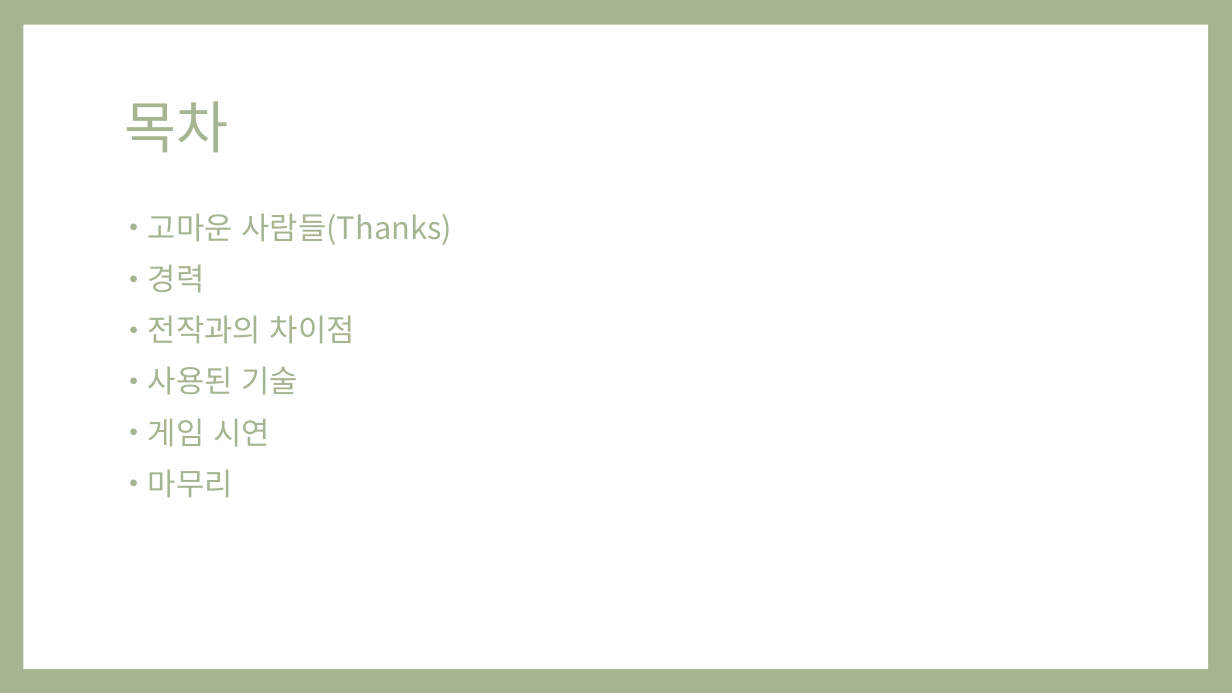
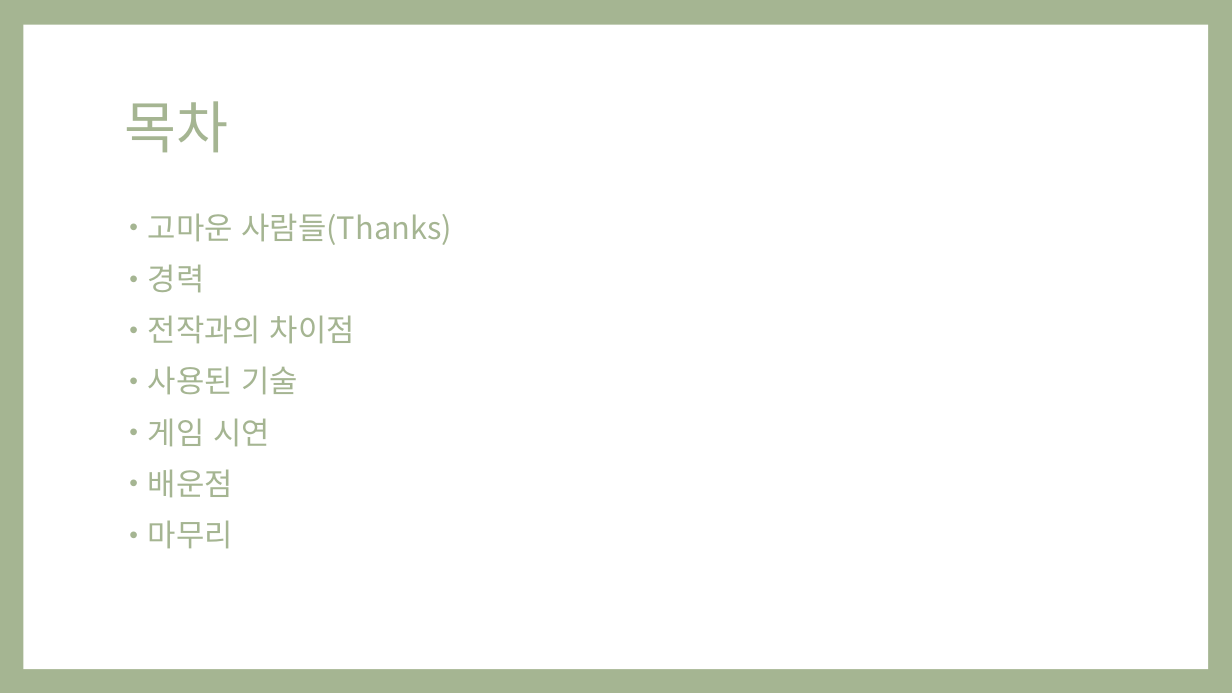
Before and after one commit to Ozzangeo/ConsoleEngine, a slide deck: slide 3 of 1410_오지훈_플밍_Project_발표자료.pptx. Drawn at 1232x693 pixels with LibreOffice and Linux fonts; fonts in the diff are those of the drawing. Boxes give left, top, right and bottom in pixels: in the first picture for what was removed or moved away, otherwise in the second. Text is boxed around its words. In the diff, an @@ line names an element or a change of style, - is before the commit and + after.

```diff
--- a/1410_오지훈_플밍_Project_발표자료.pptx
+++ b/1410_오지훈_플밍_Project_발표자료.pptx
@@ text at (148, 469, 233, 498): paragraph added @@
+• 배운점
```
Also in this commit, not shown: 2 slides added, 24 other files.
